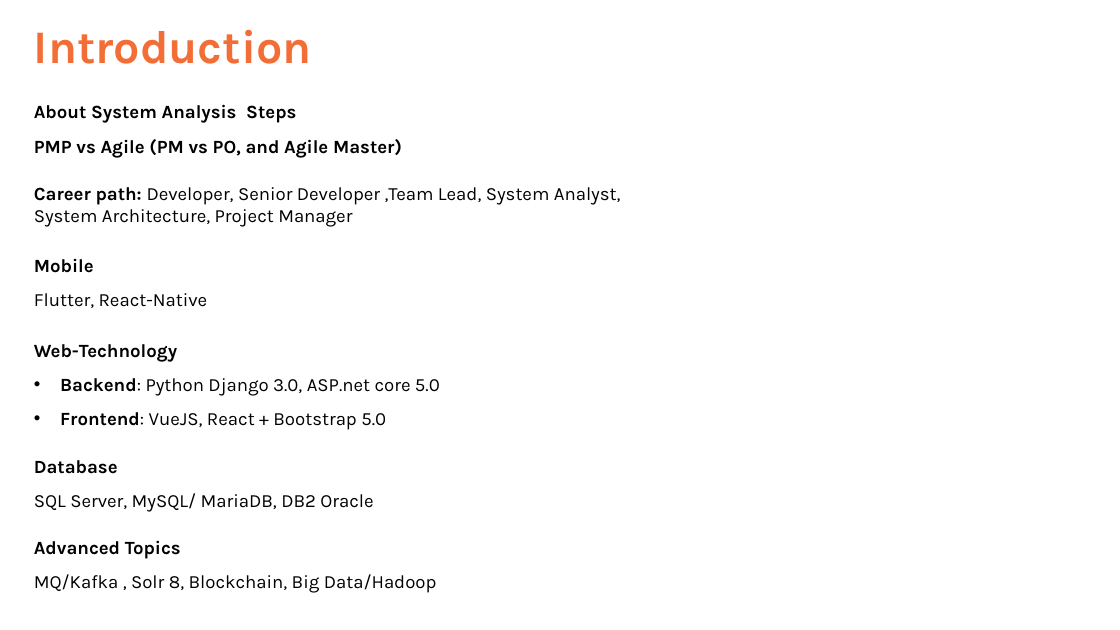
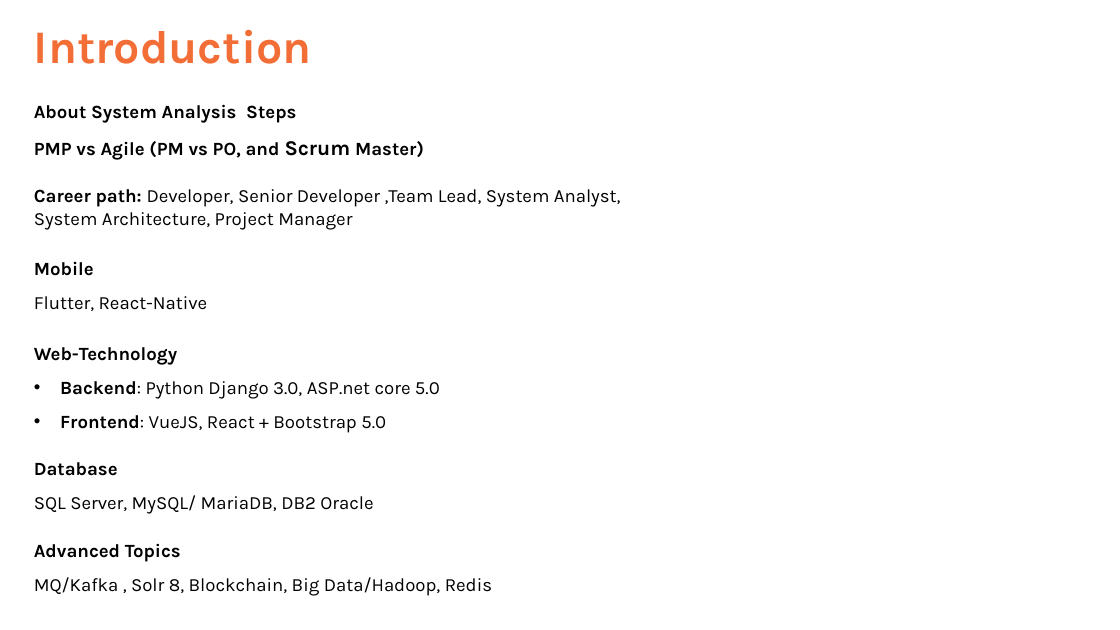
Before and after one commit to rafie-tarabay/BUE, a slide deck: slide 2 of Course Overview.pptx. Drawn at 1120x630 pixels with LibreOffice and Linux fonts; fonts in the diff are those of the drawing; background and template pictures are left out. Boxes give left, top, right and bottom in pixels: in the first picture for what was removed or moved away, otherwise in the second. Text is boxed around its words. In the diff, an @@ line names an element or a change of style, - is before the commit and + after.

```diff
--- a/Course Overview.pptx
+++ b/Course Overview.pptx
@@ text at <box>34,141,424,160</box>: text changed @@
-PMP vs Agile (PM vs PO, and Agile Master)
+PMP vs Agile (PM vs PO, and Scrum Master)
@@ text at <box>34,577,492,596</box>: text changed @@
-MQ/Kafka , Solr 8, Blockchain, Big Data/Hadoop
+MQ/Kafka , Solr 8, Blockchain, Big Data/Hadoop, Redis
```
Also in this commit, not shown: 2 slides added, 1 other file.
